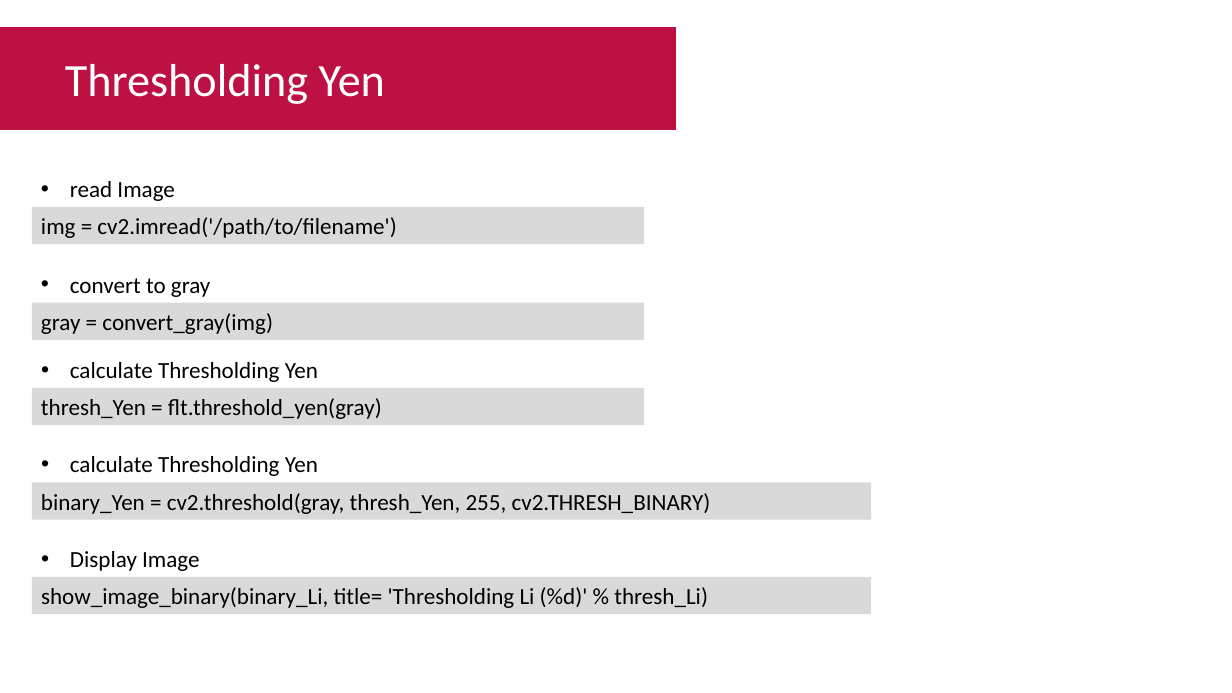
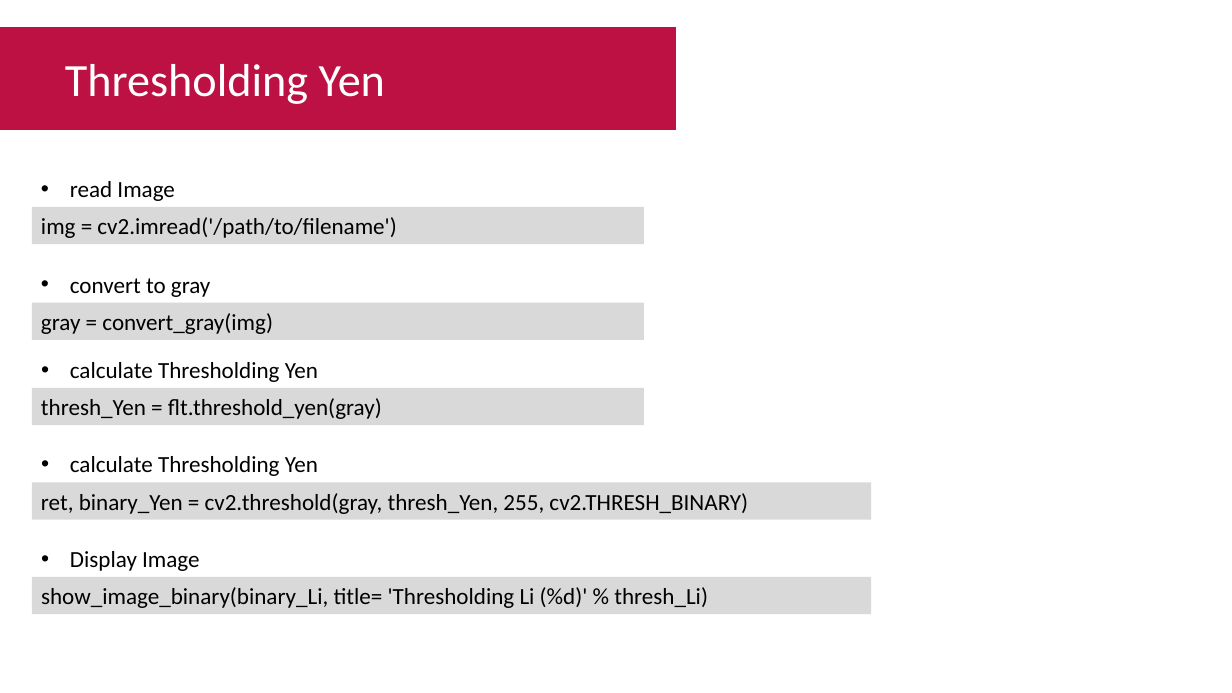
Before and after one commit to Muhammad-Yunus/Materi-Training, a slide deck: slide 13 of A. Raspberry Pi - Image Processing/#8 - Computer Vision Part 4 Thresholding (skimage)/P8 - Computer Vision Part 4 Thresholding (skimage).pptx. Drawn at 1232x693 pixels with LibreOffice and Linux fonts; fonts in the diff are those of the drawing. Boxes give left, top, right and bottom in pixels: in the first picture for what was removed or moved away, otherwise in the second. Text is boxed around its words. In the diff, an @@ line names an element or a change of style, - is before the commit and + after.

```diff
--- a/A. Raspberry Pi - Image Processing/#8 - Computer Vision Part 4 Thresholding (skimage)/P8 - Computer Vision Part 4 Thresholding (skimage).pptx
+++ b/A. Raspberry Pi - Image Processing/#8 - Computer Vision Part 4 Thresholding (skimage)/P8 - Computer Vision Part 4 Thresholding (skimage).pptx
@@ text in rectangle at (41,493,748,514): text changed @@
-binary_Yen = cv2.threshold(gray, thresh_Yen, 255, cv2.THRESH_BINARY)
+ret, binary_Yen = cv2.threshold(gray, thresh_Yen, 255, cv2.THRESH_BINARY)
```
Also in this commit, not shown: 5 other slides changed.
